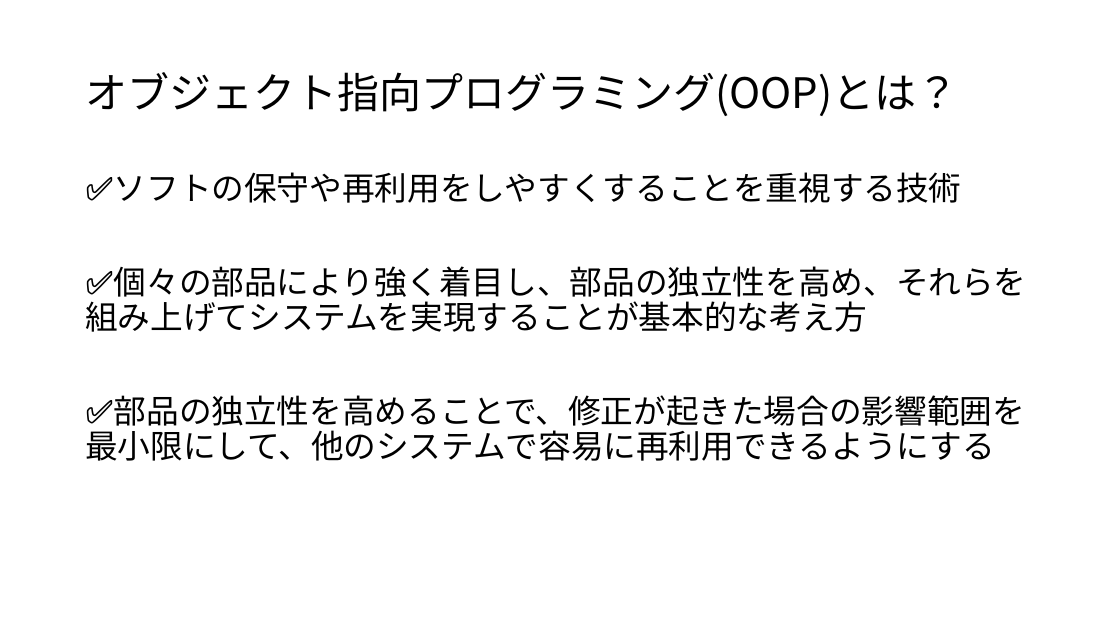
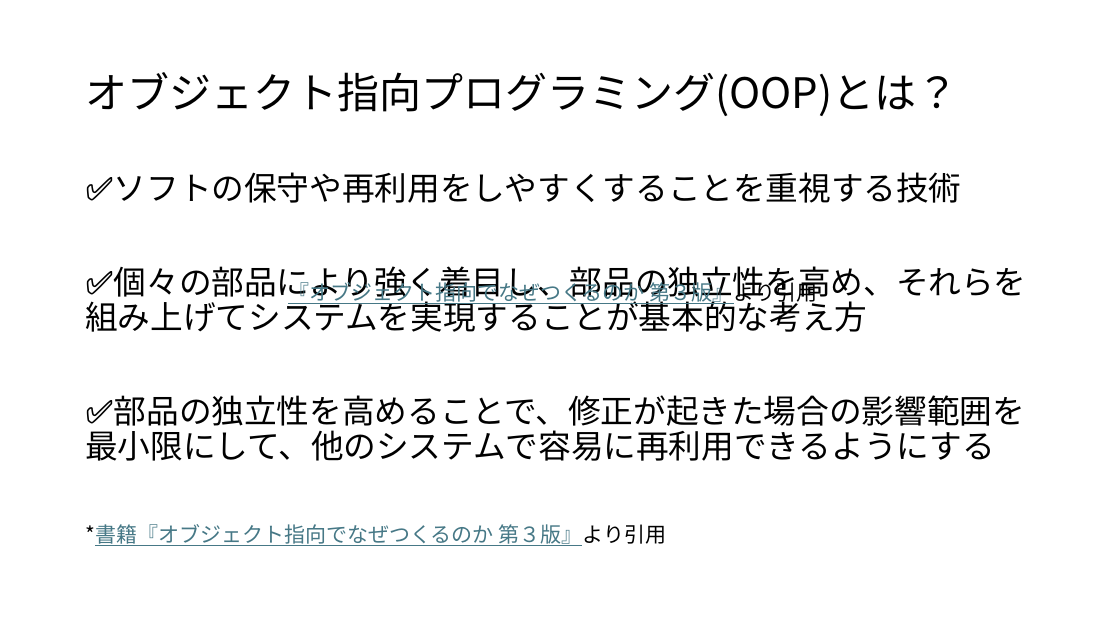
Before and after one commit to koga-miko/misc, a slide deck: slide 3 of java-report/OOP概要.pptx (slide 2 before the commit). Drawn at 1120x630 pixels with LibreOffice and Linux fonts; fonts in the diff are those of the drawing. Boxes give left, top, right and bottom in pixels: in the first picture for what was removed or moved away, otherwise in the second. Text is boxed around its words. In the diff, an @@ line names an element or a change of style, - is before the commit and + after.

```diff
--- a/java-report/OOP概要.pptx
+++ b/java-report/OOP概要.pptx
@@ text added at (288,279,818,305), 18 pt, text #467886, underline @@
+『オブジェクト指向でなぜつくるのか 第３版』より引用
@@ text at (85,524,666,546): paragraph added @@
+*書籍『オブジェクト指向でなぜつくるのか 第３版』より引用
```
Also in this commit, not shown: 3 other slides changed, 3 slides added, 4 slides removed, 2 other files.
